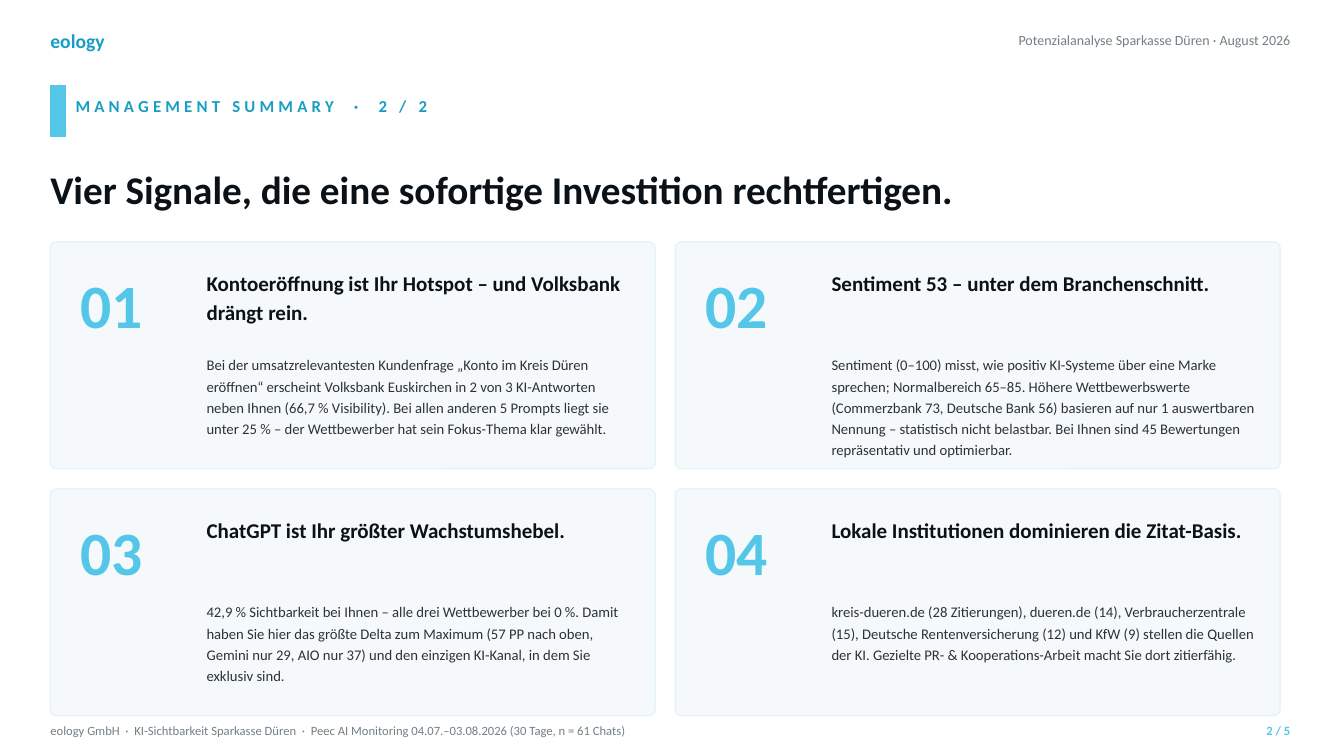
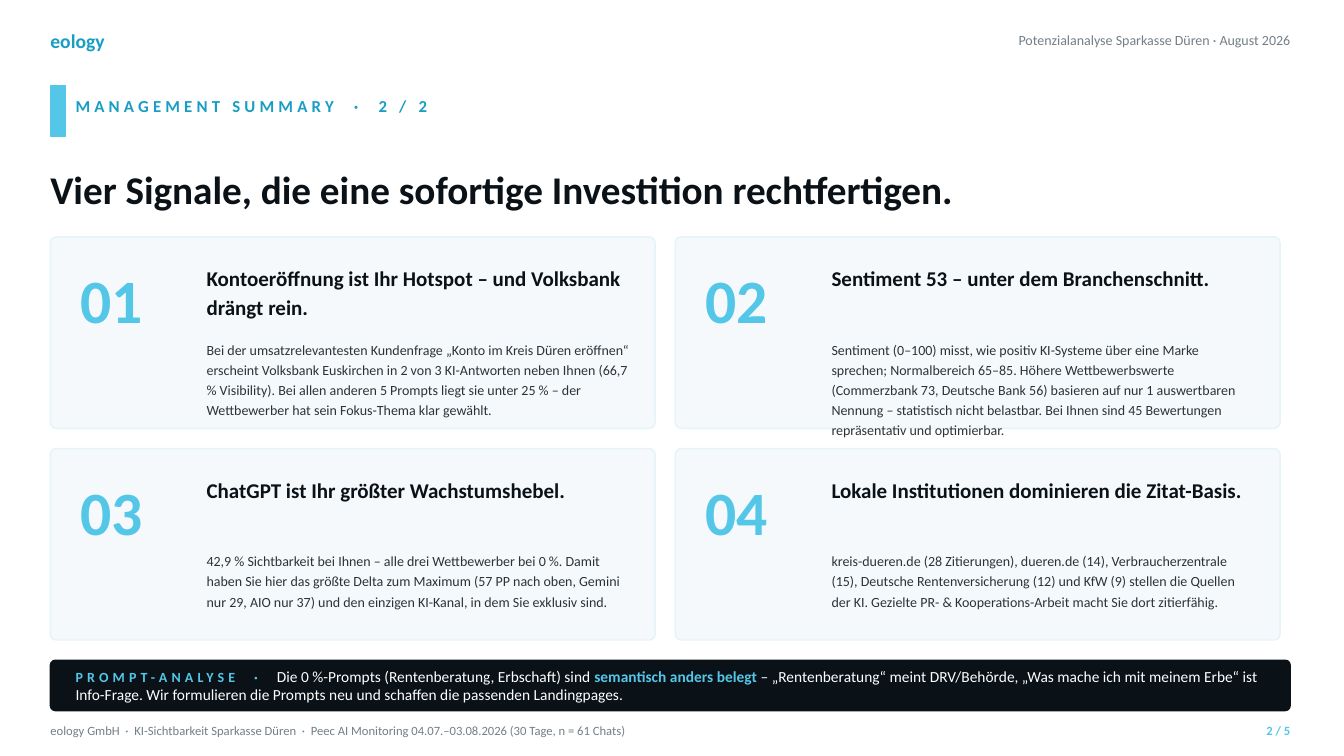
Before and after one commit to dariog-code/claude-recherche, a slide deck: slide 2 of kunden/sparkasse-dueren/decks/sparkasse_dueren_pitch.pptx. Drawn at 1344x756 pixels with LibreOffice and Linux fonts; fonts in the diff are those of the drawing. Boxes give left, top, right and bottom in pixels: in the first picture for what was removed or moved away, otherwise in the second. Text is boxed around its words. In the diff, an @@ line names an element or a change of style, - is before the commit and + after.

```diff
--- a/kunden/sparkasse-dueren/decks/sparkasse_dueren_pitch.pptx
+++ b/kunden/sparkasse-dueren/decks/sparkasse_dueren_pitch.pptx
@@ rounded rectangle resized from (x1=50, y1=242, x2=655, y2=469) to (x1=50, y1=237, x2=655, y2=429) @@
@@ rounded rectangle resized from (x1=676, y1=242, x2=1280, y2=469) to (x1=676, y1=237, x2=1280, y2=429) @@
@@ 4 texts moved together from (x1=81, y1=276, x2=1209, y2=329) to (x1=81, y1=271, x2=1209, y2=324) @@
@@ text "Bei der umsatzrelevantesten Kundenfrage „Konto ..." moved from (x1=207, y1=360, x2=609, y2=437) to (x1=207, y1=345, x2=628, y2=418) @@
@@ text "Sentiment (0–100) misst, wie positiv ..." moved from (x1=832, y1=359, x2=1254, y2=458) to (x1=832, y1=345, x2=1236, y2=418) @@
@@ rounded rectangle resized from (x1=50, y1=489, x2=655, y2=716) to (x1=50, y1=449, x2=655, y2=640) @@
@@ proportions changed in 4 elements at (x1=50, y1=237, x2=655, y2=429), (x1=676, y1=237, x2=1280, y2=429), (x1=50, y1=449, x2=655, y2=640), (x1=676, y1=449, x2=1280, y2=640) @@
@@ rounded rectangle resized from (x1=676, y1=489, x2=1280, y2=716) to (x1=676, y1=449, x2=1280, y2=640) @@
@@ 4 texts moved together from (x1=81, y1=523, x2=1241, y2=576) to (x1=81, y1=483, x2=1241, y2=536) @@
@@ text "42,9 % Sichtbarkeit bei Ihnen ..." moved from (x1=207, y1=606, x2=618, y2=681) to (x1=207, y1=556, x2=620, y2=610) @@
@@ size 10.5 to 10 pt in 4 elements at (x1=207, y1=345, x2=628, y2=418), (x1=832, y1=345, x2=1236, y2=418), (x1=207, y1=556, x2=620, y2=610), (x1=832, y1=556, x2=1235, y2=610) @@
@@ text "kreis-dueren.de (28 Zitierungen), dueren.de (14), ..." moved from (x1=832, y1=606, x2=1253, y2=663) to (x1=832, y1=556, x2=1235, y2=610) @@
@@ rounded rectangle added at (x1=50, y1=660, x2=1291, y2=711), fill #0A1117, outline #0A1117 1 pt @@
@@ text added at (x1=76, y1=671, x2=1258, y2=703), 11 pt, text #FFFFFF @@
+PROMPT-ANALYSE · Die 0 %-Prompts (Rentenberatung, Erbschaft) sind semantisch anders belegt – „Rentenberatung“ meint DRV/Behörde, „Was mache ich mit meinem Erbe“ ist Info-Frage. Wir formulieren die Prompts neu und schaffen die passenden Landingpages.
```
